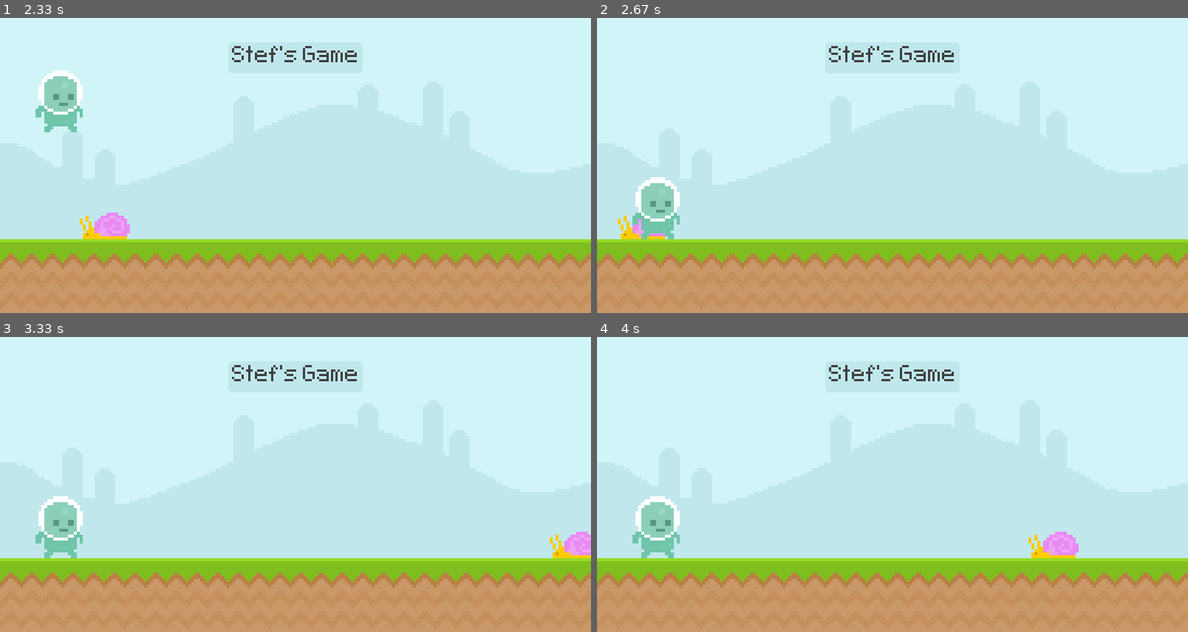
Above: before the commit, frames 1-4 (two rows, left to right).
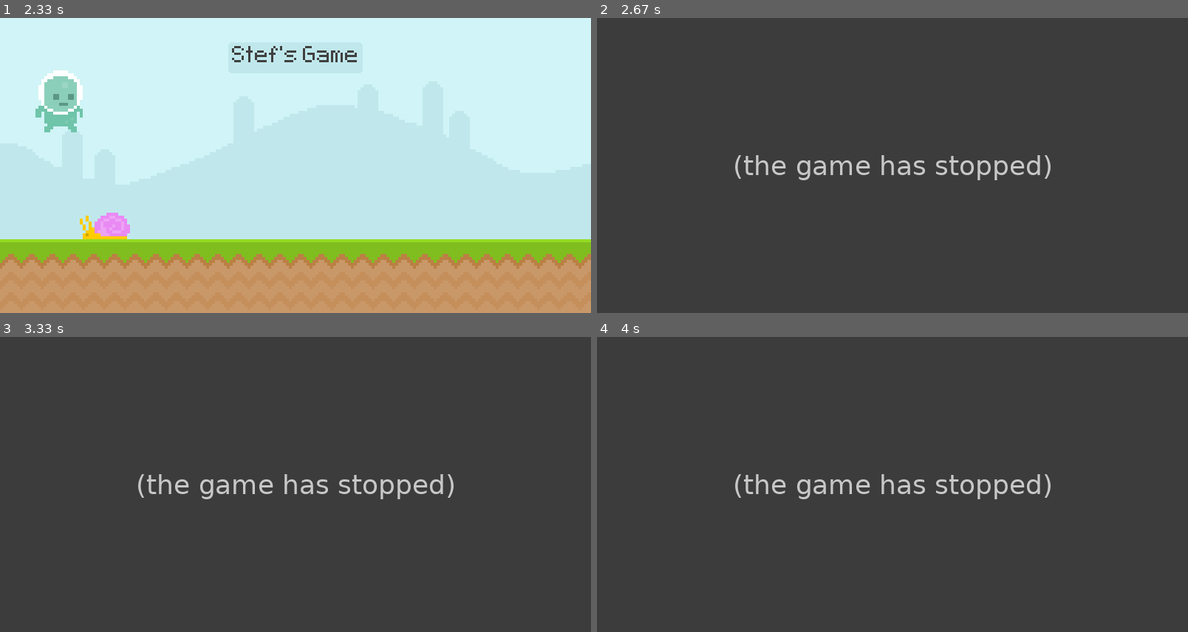
Above: after the commit, the same moments.

Repository: StefMcCuistion/PyGame-Practice-Exercises
Game: pygame game, started from src/runner.py
Two runs of this game, one before a commit and one after it. Both use one fixed random seed, a clock stepped at 60 frames per second and the inputs below.
Inputs:
- Up to frame 1 (2.33 s): tap Space at 1.83 s
- Up to frame 2 (2.67 s): no input
- Up to frame 3 (3.33 s): no input
- Up to frame 4 (4 s): no input

Frame 1 is identical in both runs. In frame 2, 100% of the frame differs, in the area x 0-100%, y 0-100%; in frame 3, 100%; in frame 4, 100%.
After the commit the program exited at 2.45 s; later frames show no game.

Commit message:
Added game over

Diff:
--- a/src/runner.py
+++ b/src/runner.py
@@ -47,7 +47,10 @@
         player_rect.y += gravity
         if player_rect.bottom >= 300:
             player_rect.bottom = 300
-        player_rect.colliderect(snail_rect)
+
+        if player_rect.colliderect(snail_rect):
+            pg.quit()
+            exit()
 
         pg.display.update()
         clock.tick(60)
